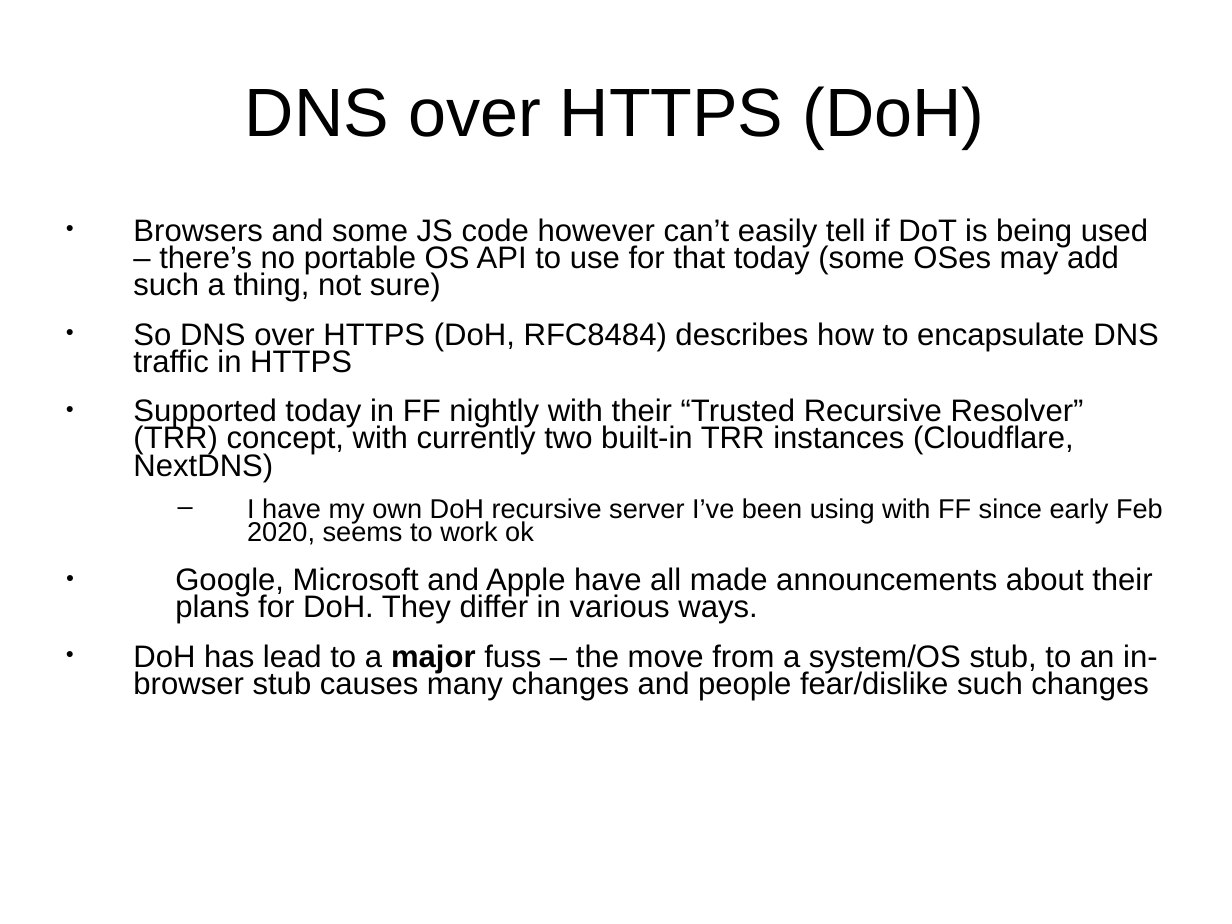
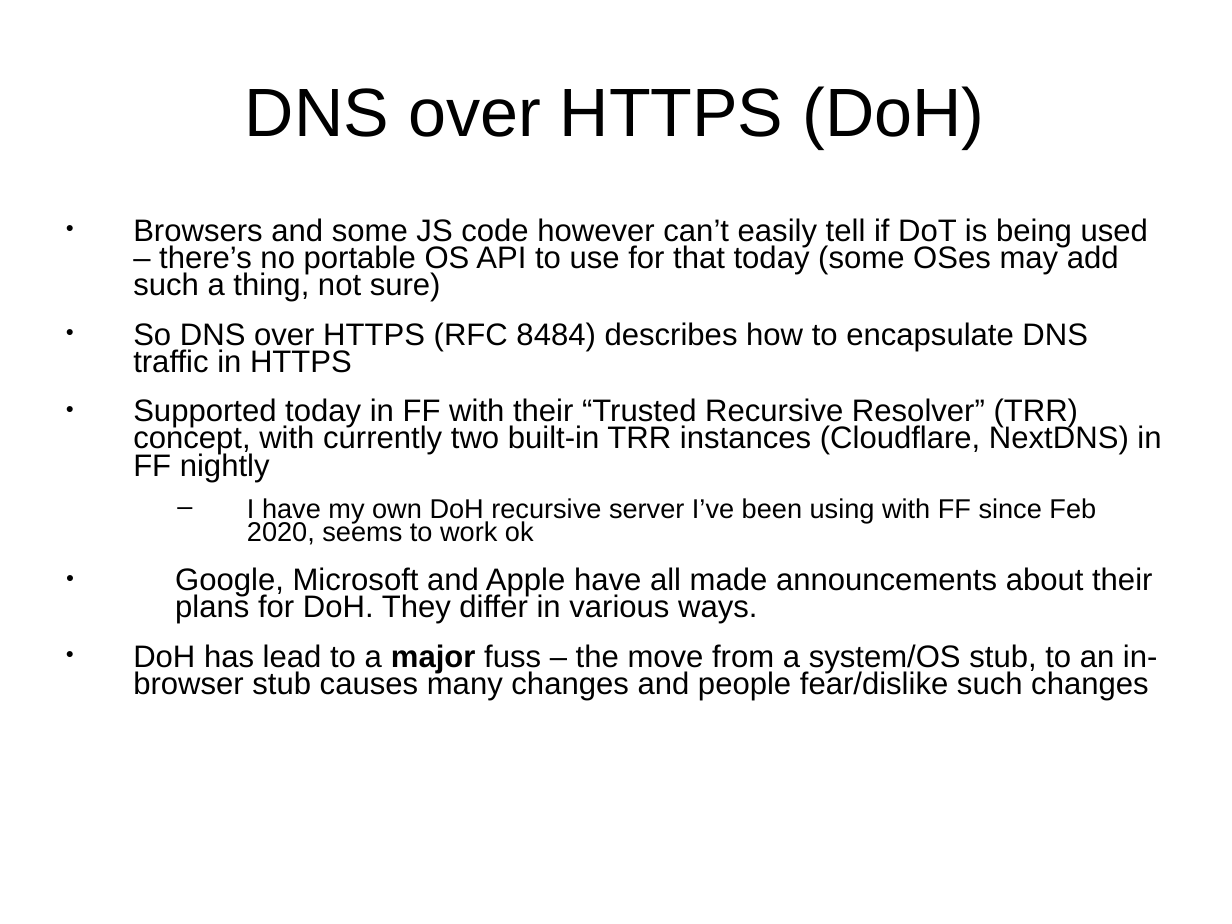
Before and after one commit to sftcd/cs7053, a slide deck: slide 22 of 2016lectures/10-dns.ppt. Drawn at 1232x924 pixels with LibreOffice and Linux fonts; fonts in the diff are those of the drawing. Boxes give left, top, right and bottom in pixels: in the first picture for what was removed or moved away, otherwise in the second. Text is boxed around its words. In the diff, an @@ line names an element or a change of style, - is before the commit and + after.

Commit message:
added info about my dns setups

```diff
--- a/2016lectures/10-dns.ppt
+++ b/2016lectures/10-dns.ppt
@@ text at (133, 218, 1158, 700): indent changed @@
@@ text at (133, 322, 1161, 545): text changed @@
-● So DNS over HTTPS (DoH, RFC8484) describes how to encapsulate DNS traffic in HTTPS
-● Supported today in FF nightly with their “Trusted Recursive Resolver” (TRR) concept, with currently two built-in TRR instances (Cloudflare, NextDNS)
-  – I have my own DoH recursive server I’ve been using with FF since early Feb 2020, seems to work ok
+● So DNS over HTTPS (RFC 8484) describes how to encapsulate DNS traffic in HTTPS
+● Supported today in FF with their “Trusted Recursive Resolver” (TRR) concept, with currently two built-in TRR instances (Cloudflare, NextDNS) in FF nightly
+  – I have my own DoH recursive server I’ve been using with FF since Feb 2020, seems to work ok
```
Also in this commit, not shown: 19 other slides changed, 2 slides added, 1 other file.
